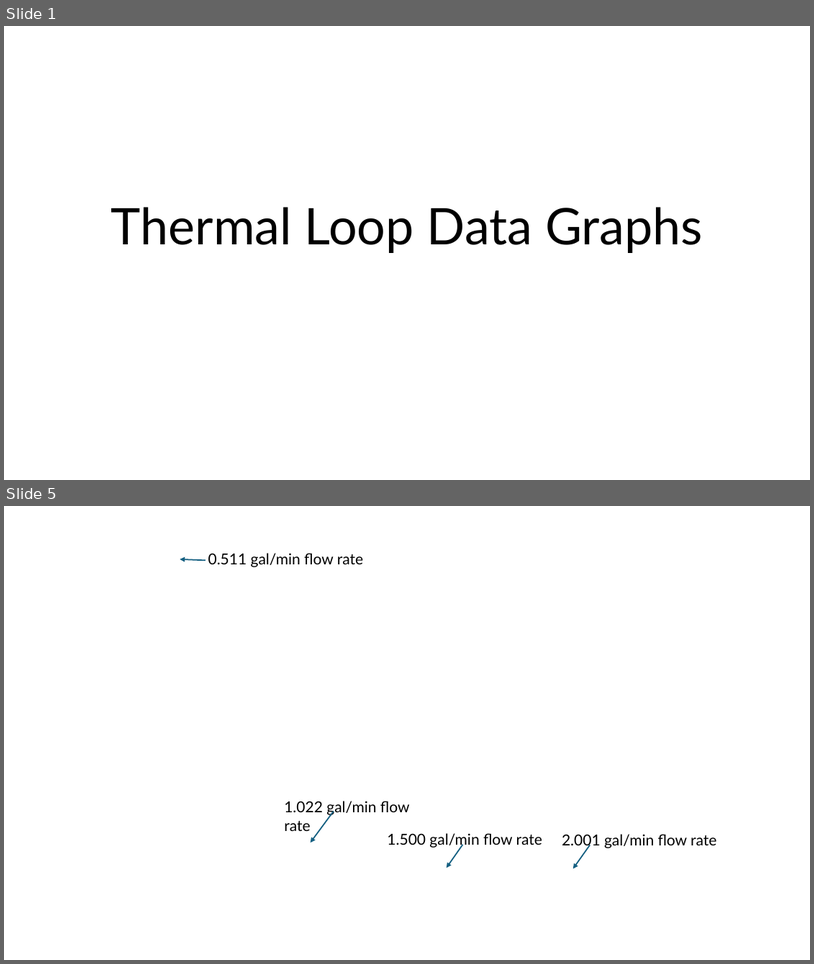
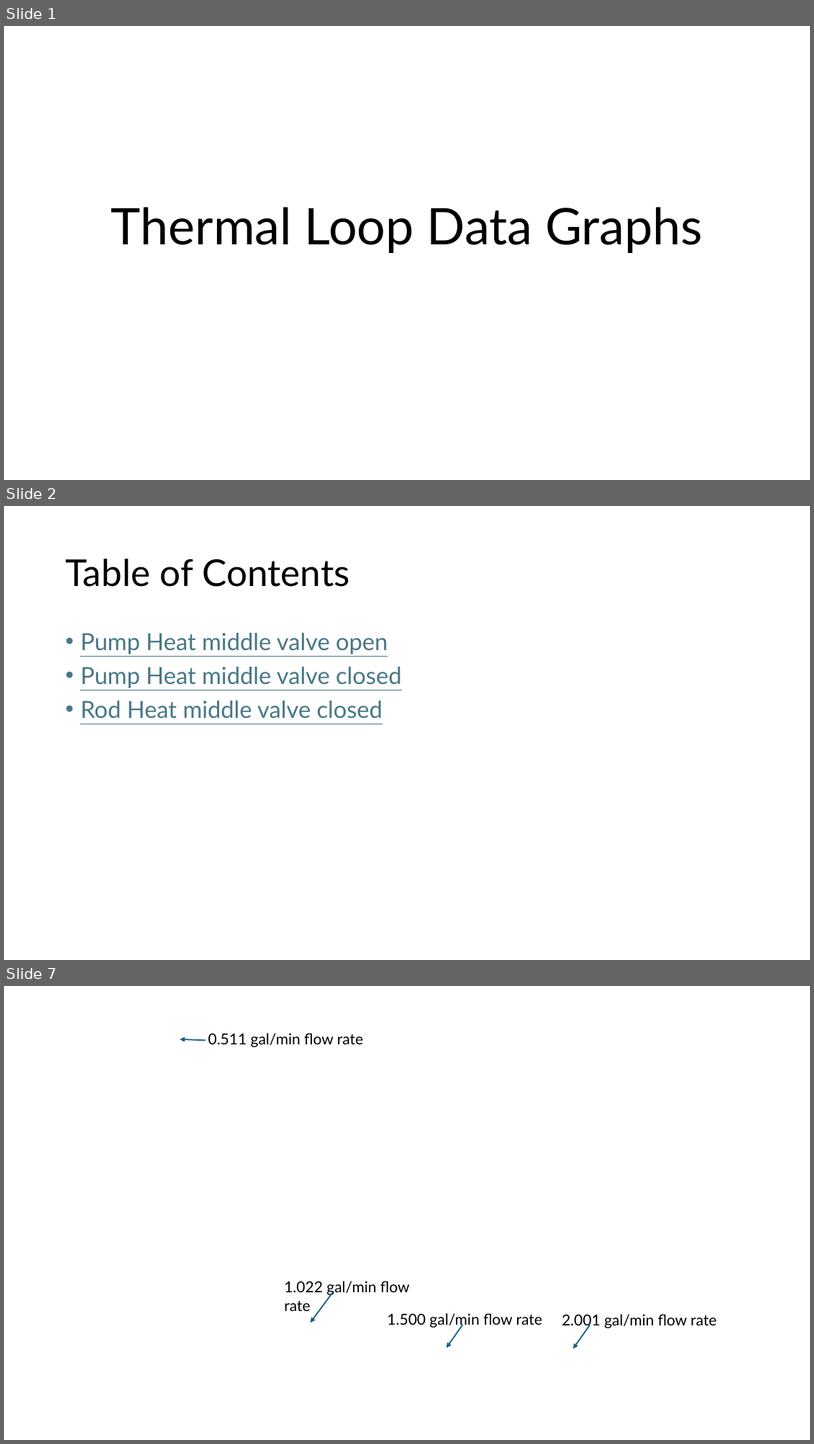
Before and after one commit to ARTS-Laboratory/thermal-loop, a slide deck: resources/Thermal_loop_data/Thermal Loop Data Graphs.pptx. Shown one above the other, each under a label of ours: slides 1 and 5 before the commit, slides 1, 2 and 7 after it; the slides between them are not shown. The pictures are 814x964 and 814x1444 pixels, drawn with LibreOffice and Linux fonts; fonts in the diff are those of the drawing; background and template pictures are left out. Boxes give left, top, right and bottom in pixels: in the first picture for what was removed or moved away, otherwise in the second. Text is boxed around its words. In the diff, an @@ line names an element or a change of style, - is before the commit and + after.

```diff
--- a/resources/Thermal_loop_data/Thermal Loop Data Graphs.pptx
+++ b/resources/Thermal_loop_data/Thermal Loop Data Graphs.pptx
@@ slide 2 added at [4,506,810,960], background #FFFFFF @@
@@ title added at [65,559,350,587], 44 pt, text #000000 @@
+Table of Contents
@@ text added at [80,633,401,718], 28 pt, text #467886, underline @@
+• Pump Heat middle valve open
+• Pump Heat middle valve closed
+• Rod Heat middle valve closed
@@ what was slide 5 is now slide 7 @@
```
Also in this commit, not shown: 3 slides changed, 15 other slides added.
